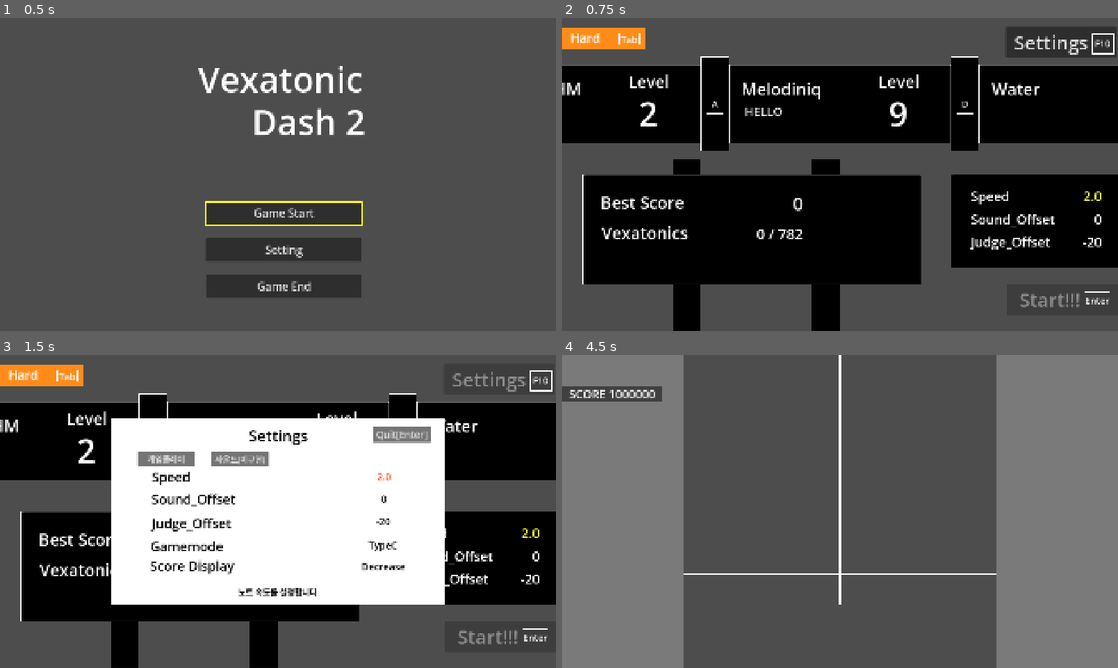
Above: before the commit, frames 1-4 (two rows, left to right).
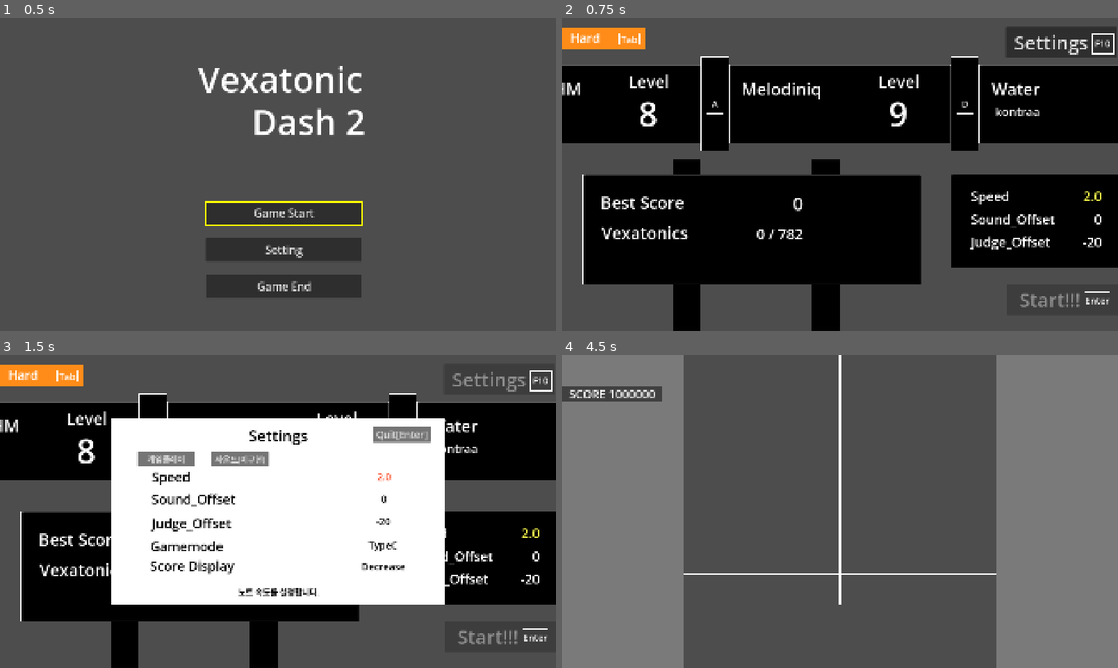
Above: after the commit, the same moments.

Repository: junu192857/Vexatonic-dash-2
Game: Godot game, scene res://Scenes/MainManu.tscn
The game is run twice, just before and just after one commit, with the same random seed, the same clock (stepped at 60 frames per second) and the same inputs.
Inputs (mouse positions are in pixels of both pictures, inside the frame that each line leads up to):
- Up to frame 1 (0.5 s): no input
- Up to frame 2 (0.75 s): click "Game Start" at 0.5 s
- Up to frame 3 (1.5 s): click "Settings" at 1.25 s
- Up to frame 4 (4.5 s): click "게임플레이" at 2 s; click "게임플레이" at 2.75 s; click "사운드(미구현)" at 3.5 s; tap Enter at 4.25, 4.35 s; move the mouse to (962, 495) at 4.27 s; hold Right from 4.28 s (still down); click (962, 495) at 4.42 s

Frame 1 is identical in both runs. In frame 2, 0.4% of the frame differs, in the area x 14-86%, y 27-35%; in frame 3, 0.2%; in frame 4, nothing differs.

Commit message:
난이도변경 및 폰트 크기 변경

Diff:
--- a/vexatonic-dash-2/Scenes/SelectSong.tscn
+++ b/vexatonic-dash-2/Scenes/SelectSong.tscn
@@ -474,7 +474,7 @@
 offset_top = -0.118457794
 offset_right = -0.56103516
 offset_bottom = -0.0042419434
-theme_override_font_sizes/font_size = 200
+theme_override_font_sizes/font_size = 150
 text = "S"
 horizontal_alignment = 1
 vertical_alignment = 1
Not shown, changed: vexatonic-dash-2/Charts/Melodiniq/METADATA.txt
Not shown, changed: vexatonic-dash-2/Charts/Powerful Dramatic Trailer/METADATA.txt
Not shown, changed: vexatonic-dash-2/Charts/Water/METADATA.txt
Not shown, changed: vexatonic-dash-2/Charts/YOUNITHM/METADATA.txt
